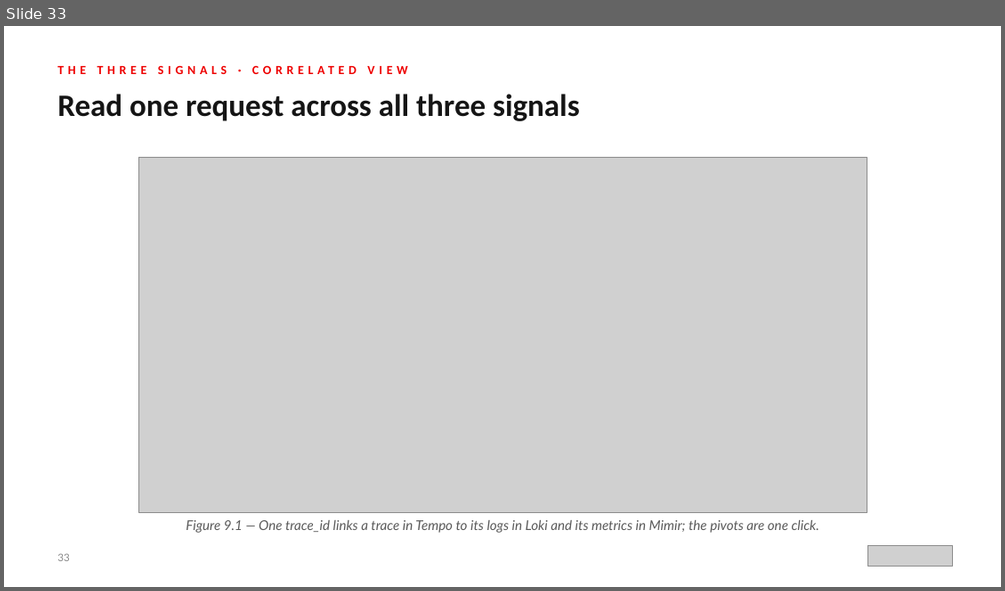
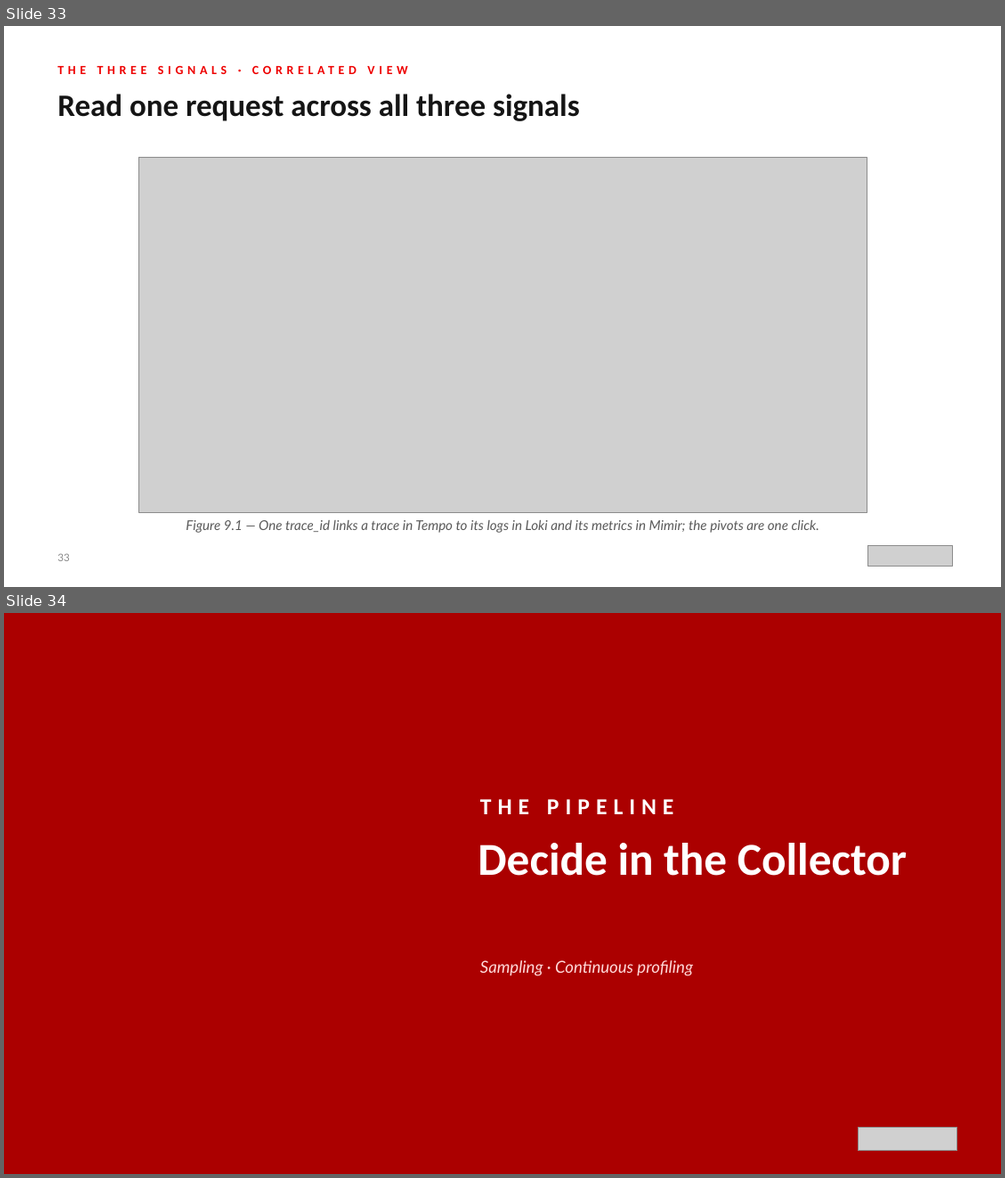
Before and after one commit to patterncatalyst/observability-python-otel-lgtm, a slide deck: presentations/otel-lgtm-python.pptx. Shown one above the other, each under a label of ours: slide 33 before the commit, slides 33 and 34 after it. The pictures are 1005x591 and 1005x1178 pixels, drawn with LibreOffice and Linux fonts; fonts in the diff are those of the drawing; grey boxes stand for pictures; background and template pictures are left out. Boxes give left, top, right and bottom in pixels: in the first picture for what was removed or moved away, otherwise in the second. Text is boxed around its words. In the diff, an @@ line names an element or a change of style, - is before the commit and + after.

Commit message:
r1.11: deck Part 2 — pipeline divider + §10 sampling & §11 profiling slides; fix divider title overflow; reframe closing; bump cover rev

```diff
--- a/presentations/otel-lgtm-python.pptx
+++ b/presentations/otel-lgtm-python.pptx
@@ slide 34 added at (4, 613, 1001, 1174), background picture (left out) @@
@@ text added at (480, 799, 673, 814), 22 pt, text #FFFFFF, bold @@
+THE PIPELINE
@@ text added at (477, 843, 906, 876), 44 pt, text #FFFFFF, bold @@
+Decide in the Collector
@@ text added at (480, 960, 693, 976), 16 pt, text #FFD9D9, italic @@
+Sampling · Continuous profiling
@@ picture added at (858, 1127, 957, 1151) @@
```
Also in this commit, not shown: 3 slides changed, 4 other slides added, 1 other file.
